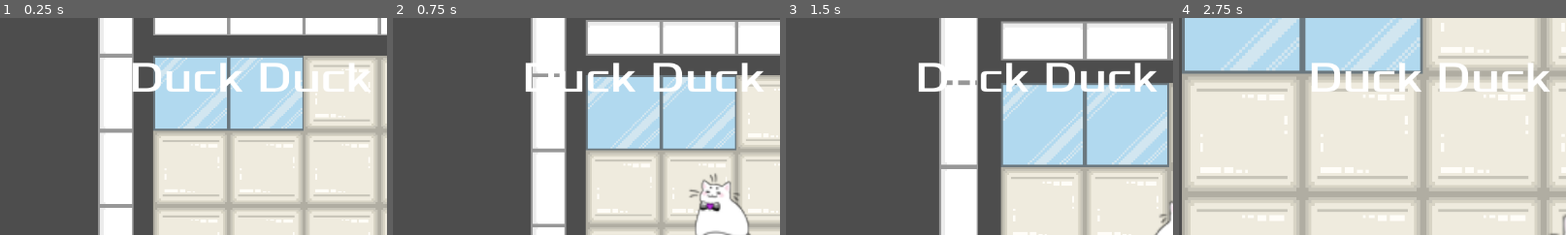
Above: before the commit, frames 1-4 (left to right).
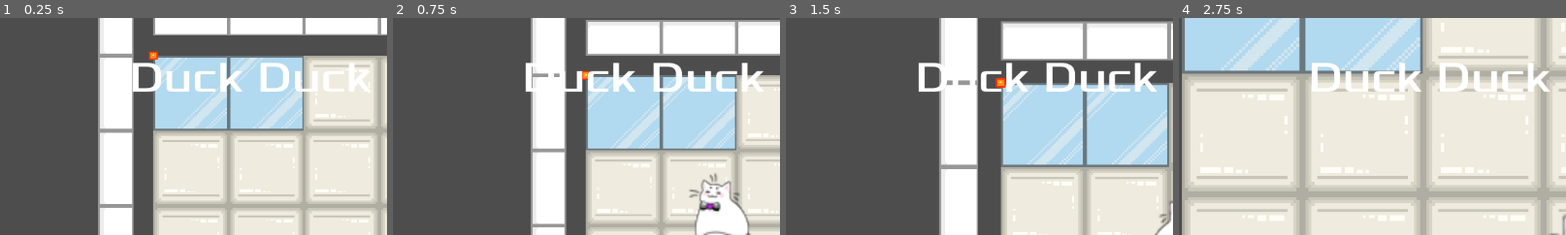
Above: after the commit, the same moments.

Repository: P0127/HSDuckies-Videogame-Group-project-at-HSD
Game: Godot game, scene res://main.tscn
Same seed, same stepped clock (60 frames per second), same inputs: the game is played once before the commit and once after it. The engine's default icon, where the game draws it, is replaced by a stand-in: a white triangle on a blue panel in a dark square.
Inputs (mouse positions are % of the whole screen's width and height, from its top left):
- Up to frame 1 (0.25 s): no input
- Up to frame 2 (0.75 s): click "Start" at 0.5 s
- Up to frame 3 (1.5 s): move the mouse to (72, 45) at 1.27 s; hold D (move_right) from 1.28 s (still down); tap Mouse wheel up (zoom_in) at 1.35 s
- Up to frame 4 (2.75 s): move the mouse to (30, 55) at 2.02 s; release D (move_right) at 2.03 s; hold S (move_down) from 2.03 s (still down); tap Mouse wheel down (zoom_out) at 2.1 s
The pictures show only the part of the screen within x 1-51%, y 0-50%; the shares and areas given below are measured in that part.

The runs differ from the first frame. In frame 1, 0.1% of the frame differs, in the area x 38-41%, y 15-20%; in frame 2, less than 0.1%; in frame 3, 0.1%, in the area x 54-57%, y 27-33%; in frame 4, nothing differs.

Commit message:
Importing Mob Scene

Diff:
--- a/main.tscn
+++ b/main.tscn
@@ -1,22 +1,25 @@
-[gd_scene load_steps=5 format=3 uid="uid://esi7qim0g042"]
+[gd_scene load_steps=6 format=3 uid="uid://esi7qim0g042"]
 
 [ext_resource type="Script" uid="uid://pqcn33eyebmm" path="res://main.gd" id="1_ig7tw"]
 [ext_resource type="PackedScene" uid="uid://c135wng7wv7tp" path="res://player.tscn" id="2_h2yge"]
 [ext_resource type="PackedScene" uid="uid://bp8gs76r0swmn" path="res://hud.tscn" id="3_h2yge"]
+[ext_resource type="PackedScene" uid="uid://dkla36ebv0n0o" path="res://mob.tscn" id="4_lquwl"]
 [ext_resource type="PackedScene" uid="uid://bsho8pj8tpcp1" path="res://Tile Maps/foyer.tscn" id="6_7mycd"]
 
 [node name="Main" type="Node"]
 script = ExtResource("1_ig7tw")
+
+[node name="Hud" parent="." instance=ExtResource("3_h2yge")]
+
+[node name="StartPosition" type="Marker2D" parent="."]
+position = Vector2(400, 400)
 
 [node name="Player" parent="." instance=ExtResource("2_h2yge")]
 position = Vector2(673, 536)
 scale = Vector2(4.47452, 4.49109)
 speed = 400
 
-[node name="StartPosition" type="Marker2D" parent="."]
-position = Vector2(400, 400)
-
-[node name="Hud" parent="." instance=ExtResource("3_h2yge")]
+[node name="Mob" parent="." instance=ExtResource("4_lquwl")]
 
 [node name="TileMapLayer" parent="." instance=ExtResource("6_7mycd")]
 scale = Vector2(0.35, 0.35)
--- /dev/null
+++ b/mob.gd
@@ -0,0 +1,36 @@
+extends CharacterBody2D
+
+#maybe potential future link to player for scaling?
+var movement_speed = 45 #+ 10 * PlayerLevel
+@onready var player = $"/root/Main/Player"
+var target #saveslot for current target to make it possible to run out of aggro range
+
+func _physics_process(delta):
+	velocity = Vector2.ZERO
+	if target:
+		velocity = global_position.direction_to(target.global_position) * movement_speed
+		move_and_slide()
+
+#the two following functions go into effect whenever any body enters our mobs AwarenessRadius
+#if the body is a player we set it as current target/if player body leaves AwarenessRadius we
+#get rid of the target on the player
+#this can be used as aggro range/maybe for a future stealth mechanic
+func _on_DetectRadius_body_entered(body):
+	if body==player:
+		target = player
+	#pass
+
+func _on_DetectRadius_body_exited(body):
+	if body==player:
+		target = null
+	#pass
+
+#for use of NavigationAgent2D stuff we'll first need to define the map with connected nodes aka with
+#other 2D Nav nodes
+
+
+#temporarily added for mobs to despawn upon leaving players screen... will prob remove later or
+#try to find a way to increase range in order to avoid player just despawning everything with
+#edge of screen
+func _on_visible_on_screen_notifier_2d_screen_exited() -> void:
+	queue_free()
--- /dev/null
+++ b/mob.tscn
@@ -0,0 +1,35 @@
+[gd_scene load_steps=5 format=3 uid="uid://dkla36ebv0n0o"]
+
+[ext_resource type="Texture2D" uid="uid://bdjm1xpug2bj8" path="res://icon.svg" id="1_dy6sc"]
+[ext_resource type="Script" path="res://mob.gd" id="1_nokgg"]
+
+[sub_resource type="RectangleShape2D" id="RectangleShape2D_nokgg"]
+size = Vector2(24, 24)
+
+[sub_resource type="CircleShape2D" id="CircleShape2D_nokgg"]
+radius = 221.02
+
+[node name="Mob" type="CharacterBody2D"]
+script = ExtResource("1_nokgg")
+metadata/_edit_group_ = true
+
+[node name="Sprite2D" type="Sprite2D" parent="."]
+modulate = Color(119.976, 1, 0.160784, 1)
+scale = Vector2(0.2, 0.2)
+texture = ExtResource("1_dy6sc")
+
+[node name="Hitbox" type="CollisionShape2D" parent="."]
+shape = SubResource("RectangleShape2D_nokgg")
+
+[node name="VisibleOnScreenNotifier2D" type="VisibleOnScreenNotifier2D" parent="."]
+
+[node name="NavigationAgent2D" type="NavigationAgent2D" parent="."]
+
+[node name="AwarenessRadius" type="Area2D" parent="."]
+
+[node name="CollisionShape2D" type="CollisionShape2D" parent="AwarenessRadius"]
+shape = SubResource("CircleShape2D_nokgg")
+
+[connection signal="screen_exited" from="VisibleOnScreenNotifier2D" to="." method="_on_visible_on_screen_notifier_2d_screen_exited"]
+[connection signal="body_entered" from="AwarenessRadius" to="." method="_on_DetectRadius_body_entered"]
+[connection signal="body_exited" from="AwarenessRadius" to="." method="_on_DetectRadius_body_exited"]
Not shown, added: mob.gd.uid
